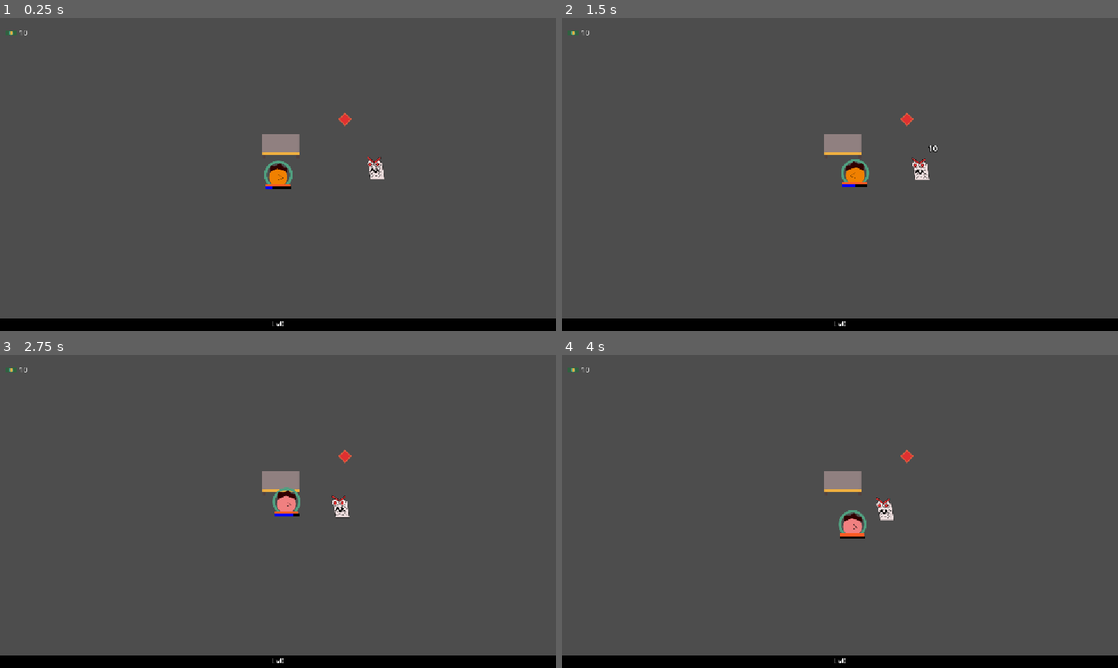
Above: before the commit, frames 1-4 (two rows, left to right).
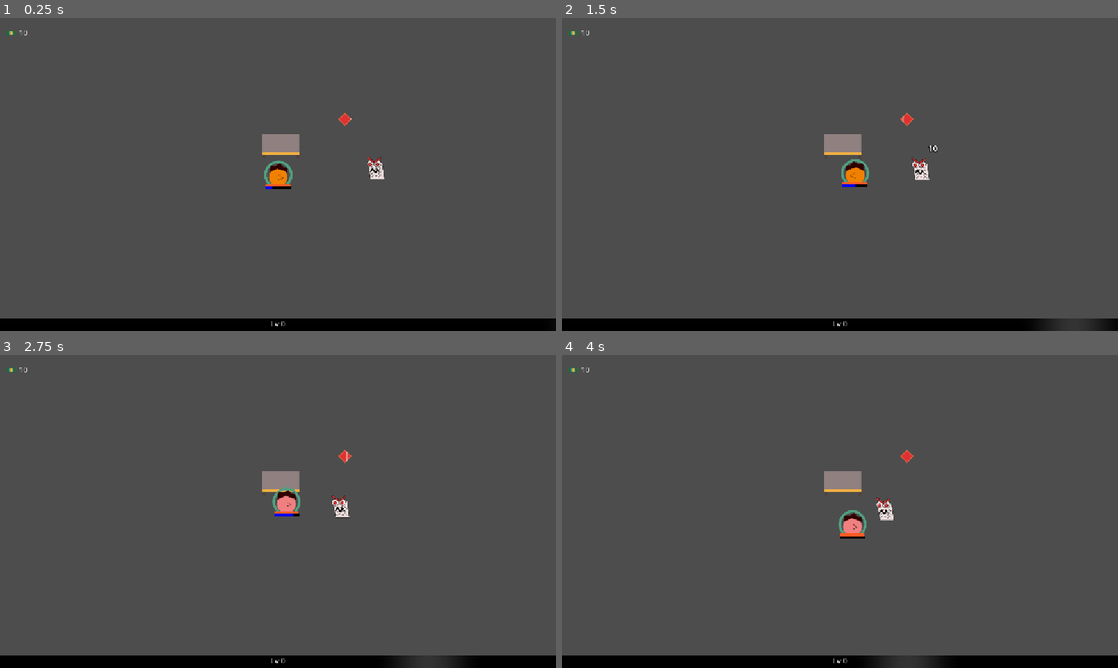
Above: after the commit, the same moments.

Repository: mathew-tran/LevelUpGameJam2025
Game: Godot game, scene res://Scene/Main.tscn
The game is run twice, just before and just after one commit, with the same random seed, the same clock (stepped at 60 frames per second) and the same inputs. Sound files missing from this copy of the repository are replaced by a short silence.
Inputs (mouse positions are in pixels of both pictures, inside the frame that each line leads up to):
- Up to frame 1 (0.25 s): no input
- Up to frame 2 (1.5 s): move the mouse to (962, 158) at 0.52 s; move the mouse to (728, 190) at 1.27 s
- Up to frame 3 (2.75 s): move the mouse to (333, 442) at 2.02 s
- Up to frame 4 (4 s): move the mouse to (812, 574) at 2.77 s; move the mouse to (1006, 558) at 3.52 s

The runs differ from the first frame. In frame 1, less than 0.1% of the frame differs, in the area x 48-64%, y 32-99%; in frame 2, 0.4%; in frame 3, 0.4%, in the area x 48-83%, y 30-100%; in frame 4, 0.4%.

Commit message:
add shader, and adjust XP gain logic

Diff:
--- a/Prefabs/Pickups/EXP.tscn
+++ b/Prefabs/Pickups/EXP.tscn
@@ -1,7 +1,17 @@
-[gd_scene load_steps=4 format=3 uid="uid://drny8xxvq6ide"]
+[gd_scene load_steps=6 format=3 uid="uid://drny8xxvq6ide"]
 
 [ext_resource type="Script" uid="uid://dgf0qvwkernp7" path="res://Scripts/Pickups/EXP.gd" id="1_cpms5"]
 [ext_resource type="Texture2D" uid="uid://cgru2l1wrc00p" path="res://Art/Pickups/EXP.png" id="1_xc8gy"]
+[ext_resource type="Shader" uid="uid://dmf4uxkb8ekdt" path="res://Prefabs/Shaders/Pickup.gdshader" id="2_pdtw0"]
+
+[sub_resource type="ShaderMaterial" id="ShaderMaterial_rripr"]
+resource_local_to_scene = true
+shader = ExtResource("2_pdtw0")
+shader_parameter/size_effect = 0.1
+shader_parameter/speed = 0.5
+shader_parameter/highlight_strength = 0.5
+shader_parameter/color_mode_toggle = false
+shader_parameter/is_horizontal = true
 
 [sub_resource type="CircleShape2D" id="CircleShape2D_cpms5"]
 
@@ -12,6 +22,7 @@
 Amount = 500
 
 [node name="Sprite2D" type="Sprite2D" parent="."]
+material = SubResource("ShaderMaterial_rripr")
 texture = ExtResource("1_xc8gy")
 
 [node name="CollisionShape2D" type="CollisionShape2D" parent="."]
--- a/Prefabs/Pickups/Money.tscn
+++ b/Prefabs/Pickups/Money.tscn
@@ -1,7 +1,17 @@
-[gd_scene load_steps=4 format=3 uid="uid://dqk2bjwlkrxn0"]
+[gd_scene load_steps=6 format=3 uid="uid://dqk2bjwlkrxn0"]
 
 [ext_resource type="Texture2D" uid="uid://d0qwnb32bj80e" path="res://Art/Cash.png" id="1_5lo7a"]
 [ext_resource type="Script" uid="uid://cmtfhgr7byh74" path="res://Scripts/Pickups/Money.gd" id="1_sayey"]
+[ext_resource type="Shader" uid="uid://dmf4uxkb8ekdt" path="res://Prefabs/Shaders/Pickup.gdshader" id="1_tgik5"]
+
+[sub_resource type="ShaderMaterial" id="ShaderMaterial_tgik5"]
+resource_local_to_scene = true
+shader = ExtResource("1_tgik5")
+shader_parameter/size_effect = 0.0500001
+shader_parameter/speed = 1.0
+shader_parameter/highlight_strength = 4.0
+shader_parameter/color_mode_toggle = false
+shader_parameter/is_horizontal = false
 
 [sub_resource type="RectangleShape2D" id="RectangleShape2D_sayey"]
 size = Vector2(43, 20)
@@ -12,6 +22,7 @@
 script = ExtResource("1_sayey")
 
 [node name="Sprite2D" type="Sprite2D" parent="."]
+material = SubResource("ShaderMaterial_tgik5")
 texture = ExtResource("1_5lo7a")
 
 [node name="CollisionShape2D" type="CollisionShape2D" parent="."]
--- /dev/null
+++ b/Prefabs/Shaders/Pickup.gdshader
@@ -0,0 +1,34 @@
+// Shader from https://godotshaders.com/shader/2d-highlight-effect/
+
+shader_type canvas_item;
+
+uniform sampler2D vertical_gradient; // used to set alpha values. So you can use this to make the effect dis-/re-appear at points
+uniform sampler2D color_gradient; // sets the effect color, supports 2d gradients
+uniform float size_effect: hint_range(-5.0, 5.0, 0.05) = 0.1; // size of the effect
+uniform float speed = 1; // effect speed; Will reverse effect is set to negative
+uniform float highlight_strength: hint_range(-4.0, 4.0, 0.05) = 0.5; // how strong the color overides the base color
+uniform bool color_mode_toggle = false; // changes how the color gradient is applied. Default is on the entire texture, if set to true it is only applied to the effect
+uniform bool is_horizontal = false; //changes direction from vertical to horizontal
+
+void fragment() {
+	// set up base parameters
+	vec4 old_color = COLOR;
+	float time = TIME * speed;
+	float current_time = fract(-time);
+	// sets time to fit better with the effect. (Barely detectable change)
+	current_time = mix(0. - size_effect, 1. + size_effect, current_time);
+	float effect_lower_bound = current_time - size_effect;
+	float effect_upper_bound = current_time + size_effect;
+	float position_value = (is_horizontal) ? UV.x : UV.y;
+	// smoothes out the lower/upper bounds with the UV values to calculate how far from the middle point(the effect) the pixel is away
+	float effect_distance = smoothstep(effect_lower_bound, current_time, position_value) - smoothstep(current_time, effect_upper_bound, position_value);
+	// gets the position of the pixel within the effect for the inner_gradient color mode
+	float inner_effect_position = smoothstep(effect_lower_bound, effect_upper_bound, position_value);
+	vec2 color_position = (color_mode_toggle) ? vec2(UV.x, inner_effect_position) : vec2(current_time);
+	// gets the new color from the gradient
+	vec4 new_color = vec4(texture(color_gradient, color_position));
+	// this step calculates the vertical gradient and alpha_values
+	new_color = mix(old_color, new_color, vec4(texture(vertical_gradient, vec2(current_time))));
+	// apply the color to the texture
+	COLOR.rgb = mix(old_color.rgb, new_color.rgb, vec3(effect_distance * highlight_strength));
+}
--- a/Prefabs/UI/EXPBar.tscn
+++ b/Prefabs/UI/EXPBar.tscn
@@ -1,6 +1,15 @@
-[gd_scene load_steps=4 format=3 uid="uid://wxay2kx6dg3m"]
+[gd_scene load_steps=6 format=3 uid="uid://wxay2kx6dg3m"]
 
 [ext_resource type="Script" uid="uid://bbyqc8le1hm43" path="res://Scripts/UI/EXPBar.gd" id="1_hi2hd"]
+[ext_resource type="Shader" uid="uid://dmf4uxkb8ekdt" path="res://Prefabs/Shaders/Pickup.gdshader" id="1_lpde0"]
+
+[sub_resource type="ShaderMaterial" id="ShaderMaterial_xqe3d"]
+shader = ExtResource("1_lpde0")
+shader_parameter/size_effect = 0.1
+shader_parameter/speed = 0.1
+shader_parameter/highlight_strength = 0.2
+shader_parameter/color_mode_toggle = false
+shader_parameter/is_horizontal = true
 
 [sub_resource type="StyleBoxFlat" id="StyleBoxFlat_odn3u"]
 bg_color = Color(0, 0, 0, 1)
@@ -9,6 +18,7 @@
 bg_color = Color(5.77569e-07, 0.669015, 0.796826, 1)
 
 [node name="EXPBar" type="ProgressBar" groups=["EXPBar"]]
+material = SubResource("ShaderMaterial_xqe3d")
 anchors_preset = 12
 anchor_top = 1.0
 anchor_right = 1.0
--- a/Scripts/UI/EXPBar.gd
+++ b/Scripts/UI/EXPBar.gd
@@ -19,17 +19,24 @@
 	EXPCache += amount
 
 func _process(delta: float) -> void:
-	if EXPCache != 0:
-		EXP += 1
-		EXPCache -= 1
+	if EXPCache > 0.0:
+		var amountToRemove = lerp(1.0, float(EXPCache) /10.0,.2)
+		if amountToRemove >= MaxEXP:
+			amountToRemove /= 20
+		if amountToRemove <= 0:
+			amountToRemove = 1
+		EXP += amountToRemove
+		EXPCache -= amountToRemove
 		Jukebox.PlayXPSFX(lerp(1.0, 2.5, value))
 		if EXP >= MaxEXP:
 			EXP = 0
-			MaxEXP *= 1.2
+			MaxEXP *= 1.1
+			if MaxEXP >= 2000:
+				MaxEXP = 2000
 			Level += 1
 			OnLevelUp.emit()
 		Update()
 
 func Update():
-	$Label.text = "Lv" + str(Level)
+	$Label.text = "Lv " + str(Level)
 	value = float(EXP) / float(MaxEXP)
Not shown, added: Prefabs/Shaders/Pickup.gdshader.uid
